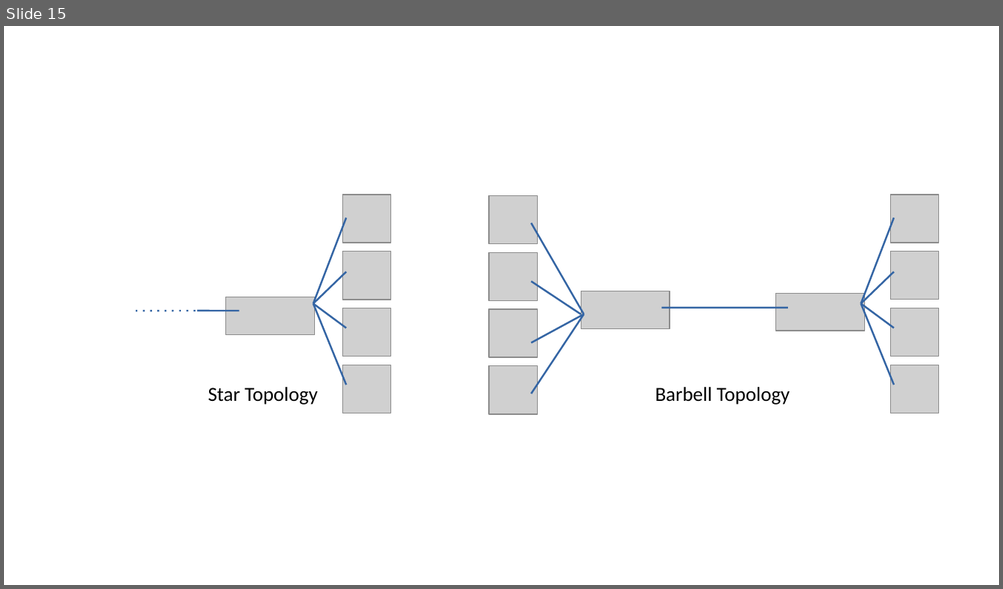
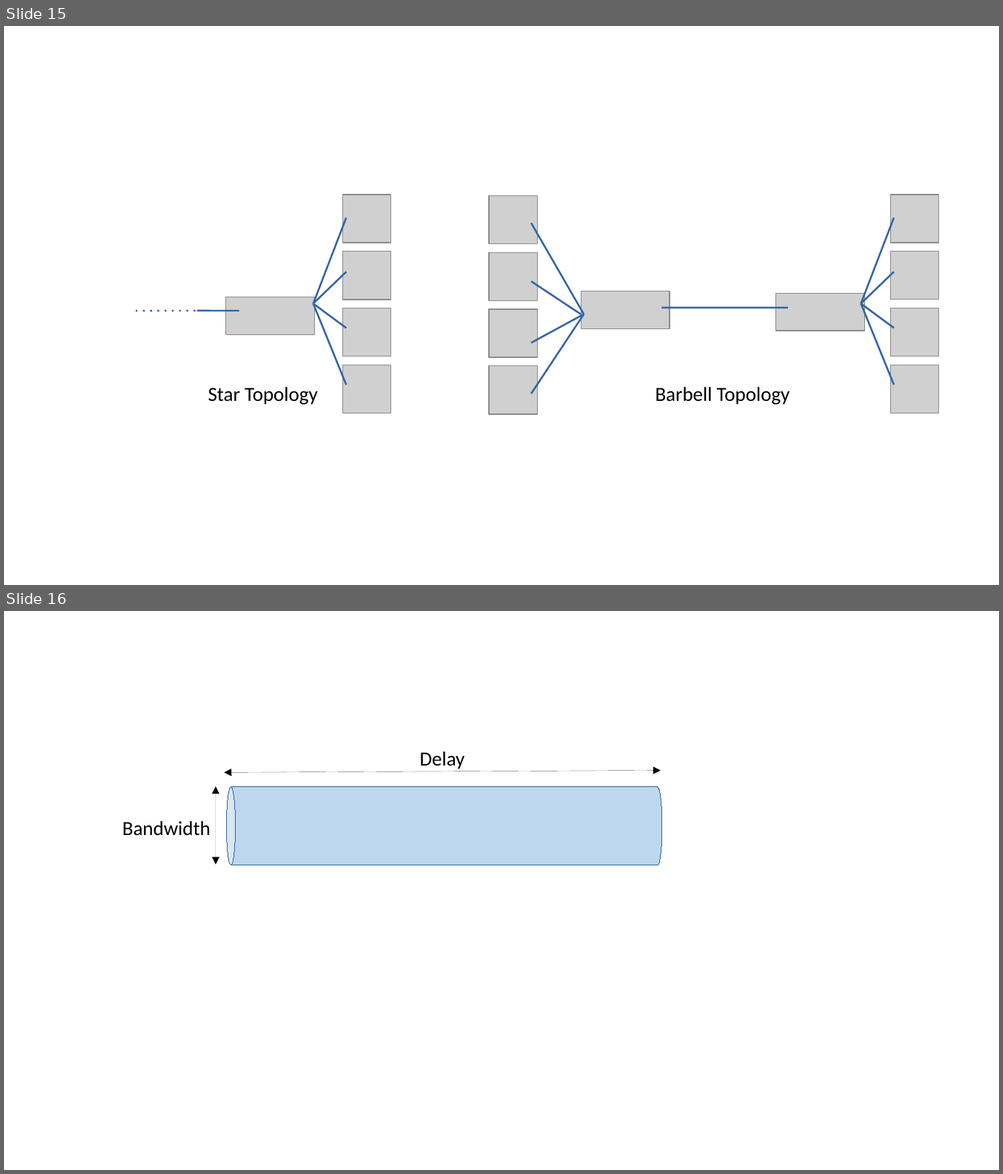
Before and after one commit to SystemsApproach/7E, a slide deck: introduction/figures/introduction.odp. Shown one above the other, each under a label of ours: slide 15 before the commit, slides 15 and 16 after it. The pictures are 1003x589 and 1003x1174 pixels, drawn with LibreOffice and Linux fonts; fonts in the diff are those of the drawing; grey boxes stand for pictures. Boxes give left, top, right and bottom in pixels: in the first picture for what was removed or moved away, otherwise in the second. Text is boxed around its words. In the diff, an @@ line names an element or a change of style, - is before the commit and + after.

```diff
--- a/introduction/figures/introduction.odp
+++ b/introduction/figures/introduction.odp
@@ slide 16 added at (4,611,999,1170), background #FFFFFF @@
@@ double arrow added from (215, 786) to (215, 865), #000000 0 pt @@
@@ line added at (225,771,661,772), outline #000000 0 pt, 16 pt, text #000000 @@
+Delay
@@ cylinder added at (226,787,662,866), fill #BDD7EE, outline #3465A4 0 pt @@
@@ text added at (122,821,210,836), 16 pt, text #000000 @@
+Bandwidth
```
Also in this commit, not shown: 2 other slides added, 8 other files.
